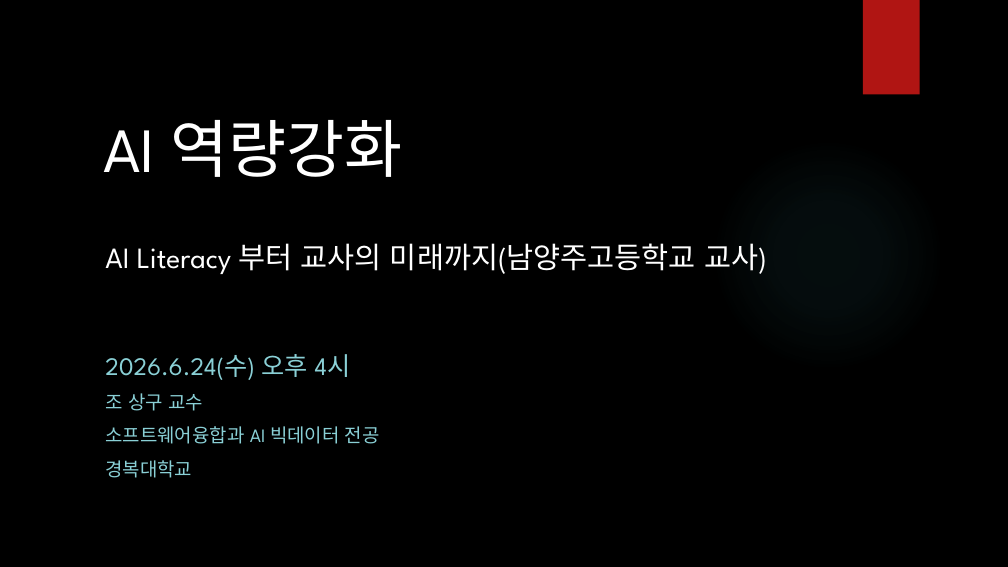
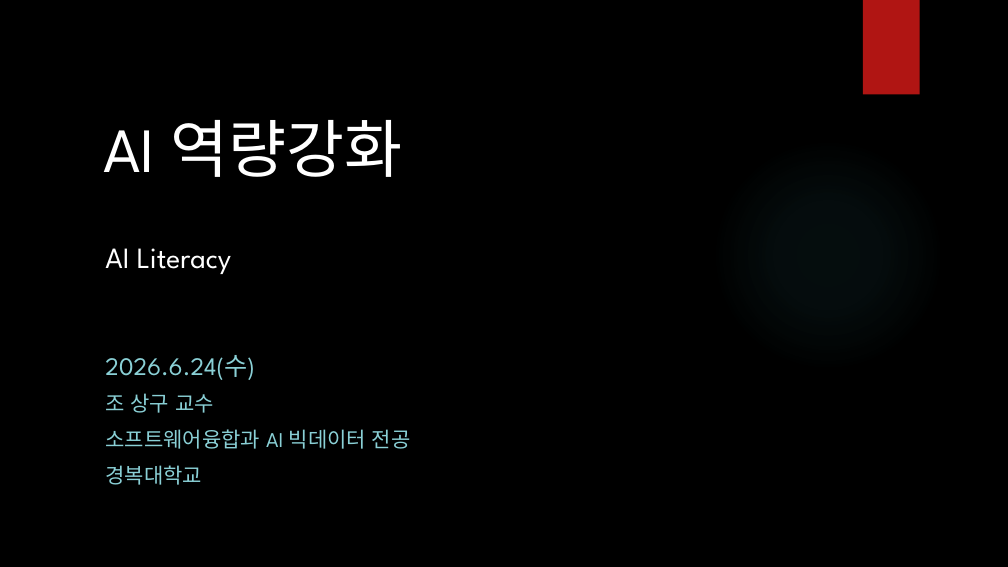
Before and after one commit to ancestor9/Introduction-to-BigData-Analysis, a slide deck: slide 1 of AI 역량강화.pptx. Drawn at 1008x567 pixels with LibreOffice and Linux fonts; fonts in the diff are those of the drawing; background and template pictures are left out. Boxes give left, top, right and bottom in pixels: in the first picture for what was removed or moved away, otherwise in the second. Text is boxed around its words. In the diff, an @@ line names an element or a change of style, - is before the commit and + after.

```diff
--- a/AI 역량강화.pptx
+++ b/AI 역량강화.pptx
@@ subtitle at (105,248,231,274): text changed @@
-AI Literacy 부터 교사의 미래까지(남양주고등학교 교사)
+AI Literacy
@@ text at (105,355,255,380): text changed @@
-2026.6.24(수) 오후 4시
+2026.6.24(수)
@@ text at (105,393,411,485): size 18 to 20 pt in "조 상구 교수", "소프트웨어융합과 AI 빅데이터 전공", "경복대학교" @@
```
Also in this commit, not shown: 20 other slides changed, 1 other file.
